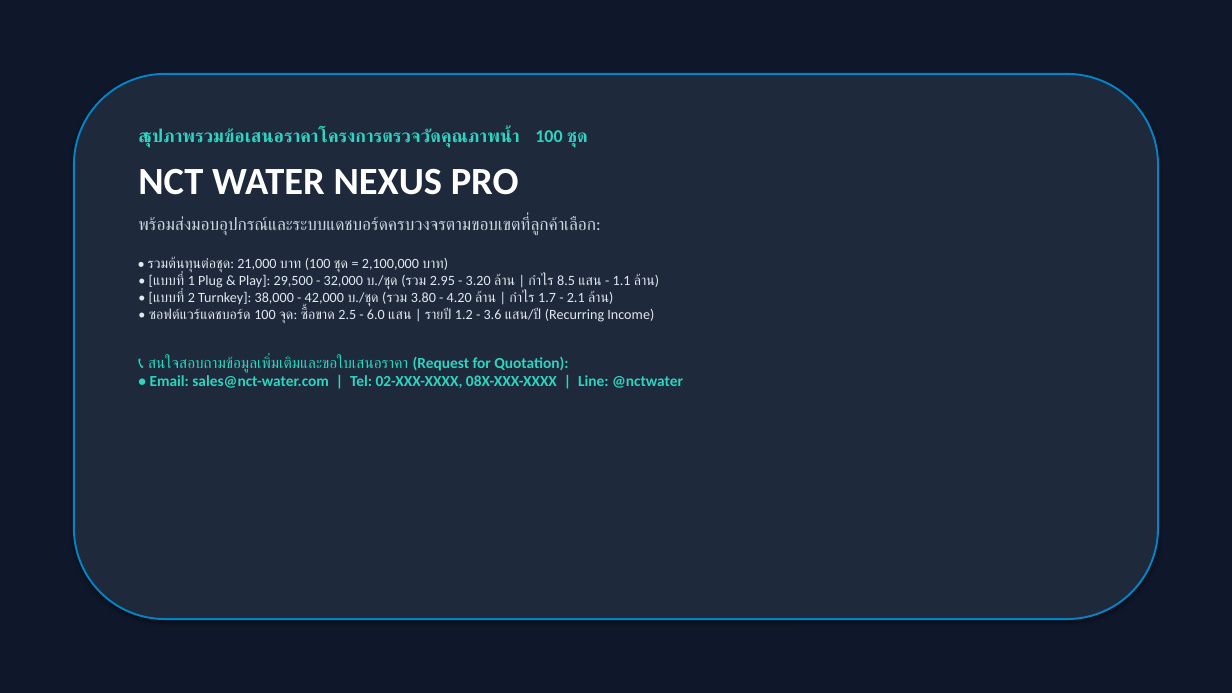
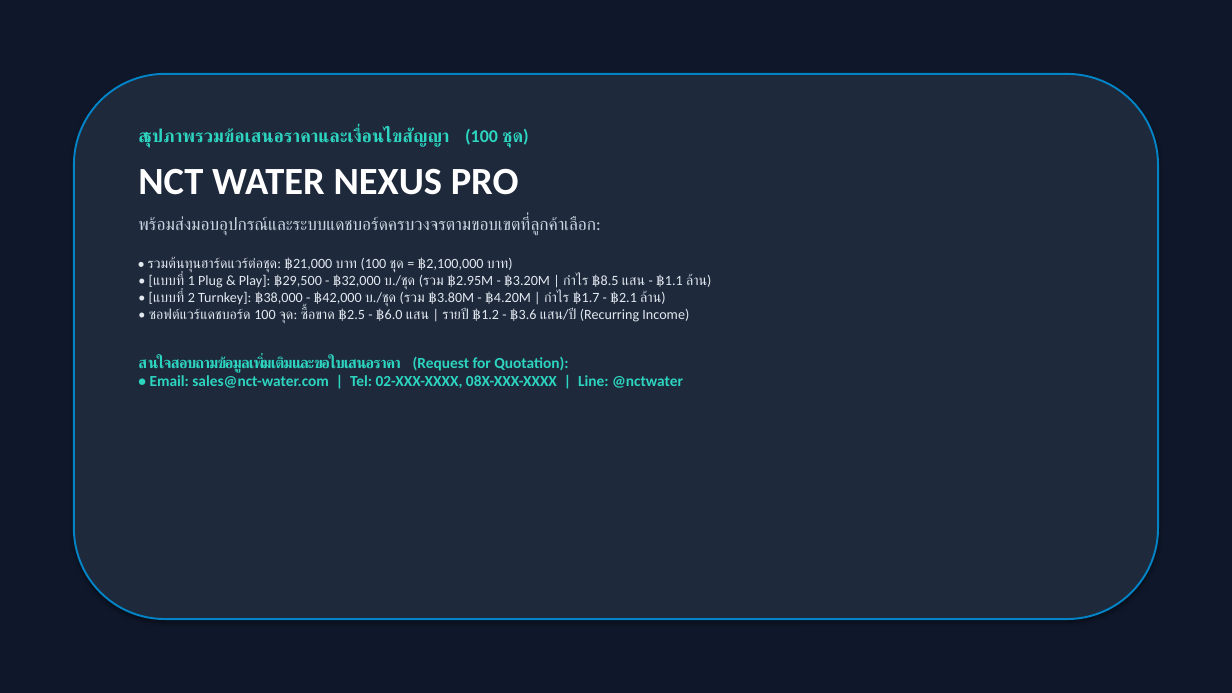
Before and after one commit to WoobWarb/nct-water-nexus, a slide deck: slide 8 of NCT_Water_Nexus_Report_and_Pricing.pptx. Drawn at 1232x693 pixels with LibreOffice and Linux fonts; fonts in the diff are those of the drawing. Boxes give left, top, right and bottom in pixels: in the first picture for what was removed or moved away, otherwise in the second. Text is boxed around its words. In the diff, an @@ line names an element or a change of style, - is before the commit and + after.

```diff
--- a/NCT_Water_Nexus_Report_and_Pricing.pptx
+++ b/NCT_Water_Nexus_Report_and_Pricing.pptx
@@ text at <box>138,128,529,148</box>: text changed @@
-💧 สรุปภาพรวมข้อเสนอราคาโครงการตรวจวัดคุณภาพน้ำ 100 ชุด
+💧 สรุปภาพรวมข้อเสนอราคาและเงื่อนไขสัญญา (100 ชุด)
@@ text at <box>148,257,711,323</box>: text changed @@
-• รวมต้นทุนต่อชุด: 21,000 บาท (100 ชุด = 2,100,000 บาท)
-• [แบบที่ 1 Plug & Play]: 29,500 - 32,000 บ./ชุด (รวม 2.95 - 3.20 ล้าน | กำไร 8.5 แสน - 1.1 ล้าน)
-• [แบบที่ 2 Turnkey]: 38,000 - 42,000 บ./ชุด (รวม 3.80 - 4.20 ล้าน | กำไร 1.7 - 2.1 ล้าน)
-• ซอฟต์แวร์แดชบอร์ด 100 จุด: ซื้อขาด 2.5 - 6.0 แสน | รายปี 1.2 - 3.6 แสน/ปี (Recurring Income)
+• รวมต้นทุนฮาร์ดแวร์ต่อชุด: ฿21,000 บาท (100 ชุด = ฿2,100,000 บาท)
+• [แบบที่ 1 Plug & Play]: ฿29,500 - ฿32,000 บ./ชุด (รวม ฿2.95M - ฿3.20M | กำไร ฿8.5 แสน - ฿1.1 ล้าน)
+• [แบบที่ 2 Turnkey]: ฿38,000 - ฿42,000 บ./ชุด (รวม ฿3.80M - ฿4.20M | กำไร ฿1.7 - ฿2.1 ล้าน)
+• ซอฟต์แวร์แดชบอร์ด 100 จุด: ซื้อขาด ฿2.5 - ฿6.0 แสน | รายปี ฿1.2 - ฿3.6 แสน/ปี (Recurring Income)
```
Also in this commit, not shown: 5 other slides changed, 1 slide added, 1 slide removed, 3 other files.
